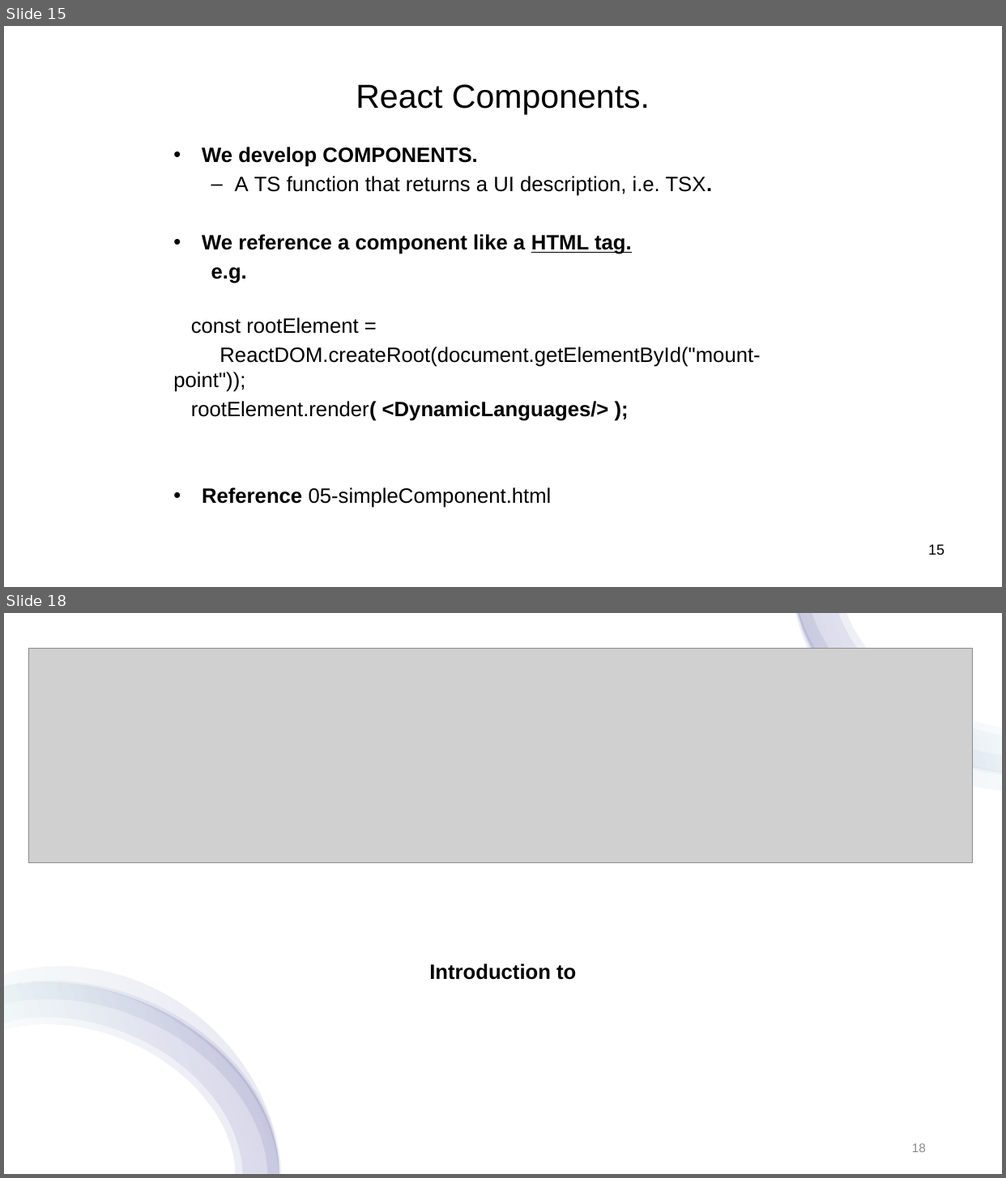
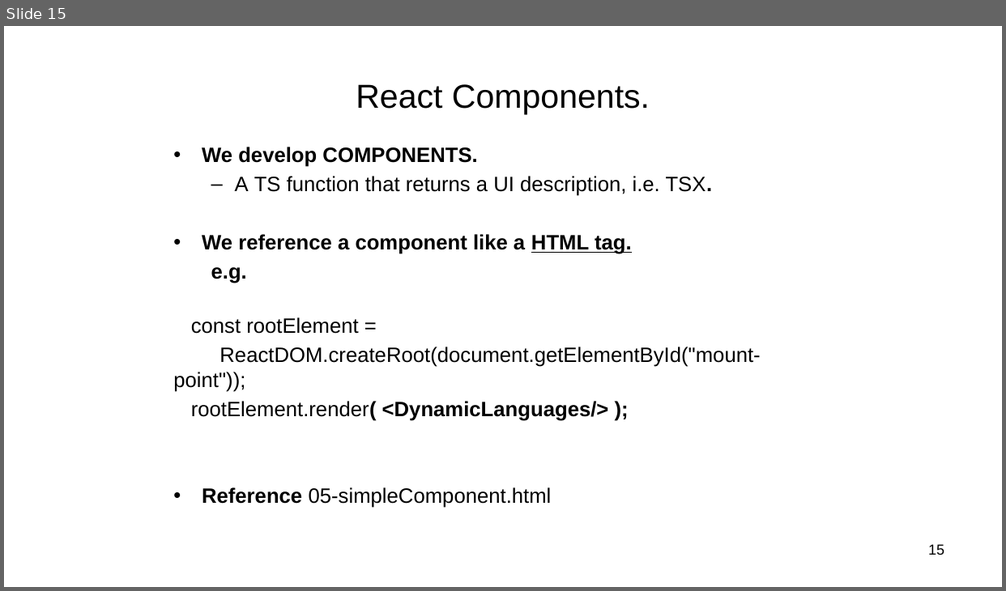
Before and after one commit to wit-hdip-comp-sci-2024/full-stack-2, a slide deck: topic-2/talk-1/ReactJS_01.pptx. Shown one above the other, each under a label of ours: slides 15 and 18 before the commit, slide 15 after it; the slides between them are not shown. The pictures are 1006x1178 and 1006x591 pixels, drawn with LibreOffice and Linux fonts; fonts in the diff are those of the drawing; grey boxes stand for pictures. Boxes give left, top, right and bottom in pixels: in the first picture for what was removed or moved away, otherwise in the second. Text is boxed around its words. In the diff, an @@ line names an element or a change of style, - is before the commit and + after.

```diff
--- a/topic-2/talk-1/ReactJS_01.pptx
+++ b/topic-2/talk-1/ReactJS_01.pptx
@@ slide 18 removed at (x1=4, y1=613, x2=1002, y2=1174), background #FFFFFF @@
@@ rectangle removed at (x1=4, y1=613, x2=1002, y2=1174) @@
@@ group removed at (x1=796, y1=613, x2=1002, y2=790): 4 freeform shapes @@
@@ picture removed at (x1=28, y1=648, x2=972, y2=863) @@
@@ group removed at (x1=4, y1=967, x2=280, y2=1174): 4 freeform shapes @@
@@ text removed at (x1=429, y1=964, x2=576, y2=980) @@
-Introduction to
@@ page number removed at (x1=912, y1=1144, x2=926, y2=1152) @@
-18
```
Also in this commit, not shown: 7 slides changed, 21 other slides removed, 20 other files.
